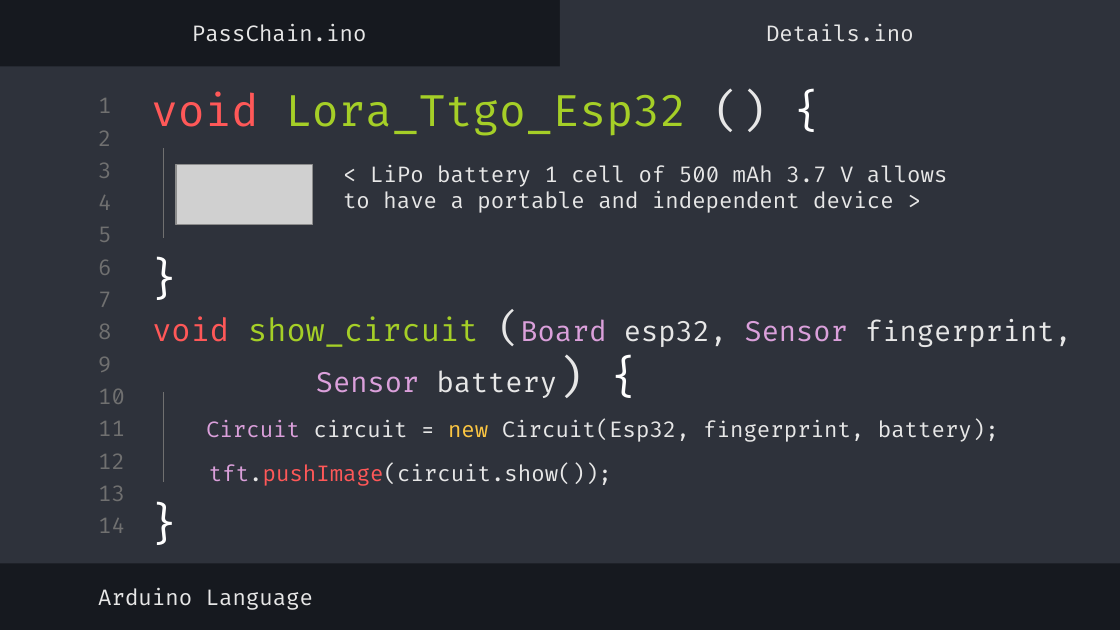
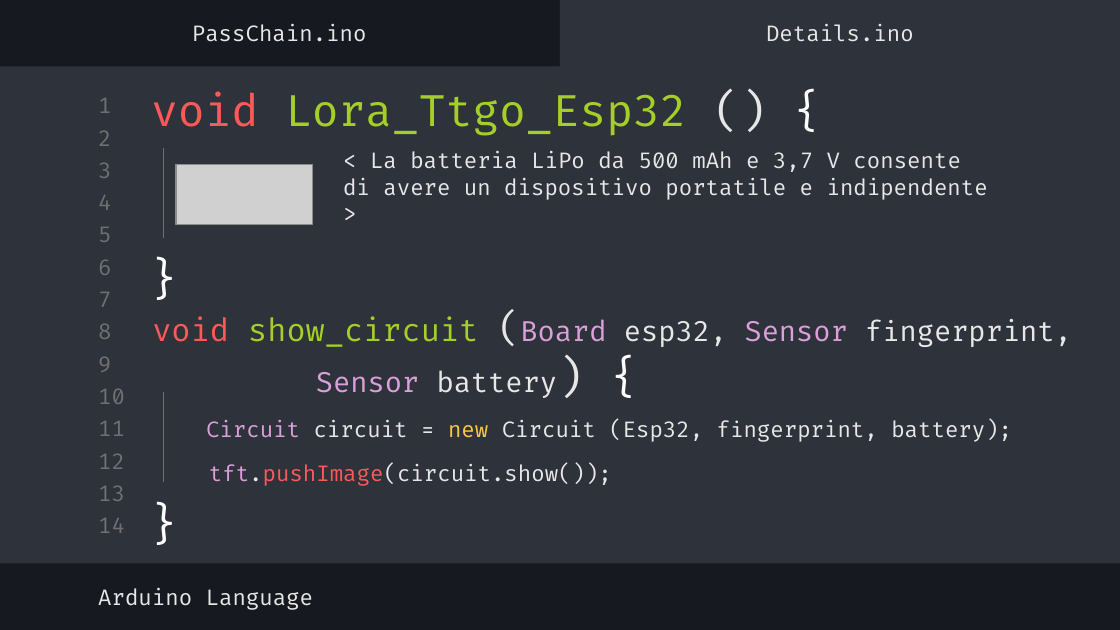
Before and after one commit to Alberto-00/PassChain-IoT, a slide deck: slide 14 of Documentazione/Presentazione/Presentazione.pptx. Drawn at 1120x630 pixels with LibreOffice and Linux fonts; fonts in the diff are those of the drawing; grey boxes stand for pictures. Boxes give left, top, right and bottom in pixels: in the first picture for what was removed or moved away, otherwise in the second. Text is boxed around its words. In the diff, an @@ line names an element or a change of style, - is before the commit and + after.

```diff
--- a/Documentazione/Presentazione/Presentazione.pptx
+++ b/Documentazione/Presentazione/Presentazione.pptx
@@ subtitle at bbox=[343, 151, 988, 200]: text changed @@
-< LiPo battery 1 cell of 500 mAh 3.7 V allows to have a portable and independent device >
+< La batteria LiPo da 500 mAh e 3,7 V consente di avere un dispositivo portatile e indipendente >
@@ text at bbox=[206, 419, 1012, 442]: spaces changed @@
-Circuit circuit = new Circuit(Esp32, fingerprint, battery);
+Circuit circuit = new Circuit (Esp32, fingerprint, battery);
```
Also in this commit, not shown: 29 other slides changed, 3 other files.
